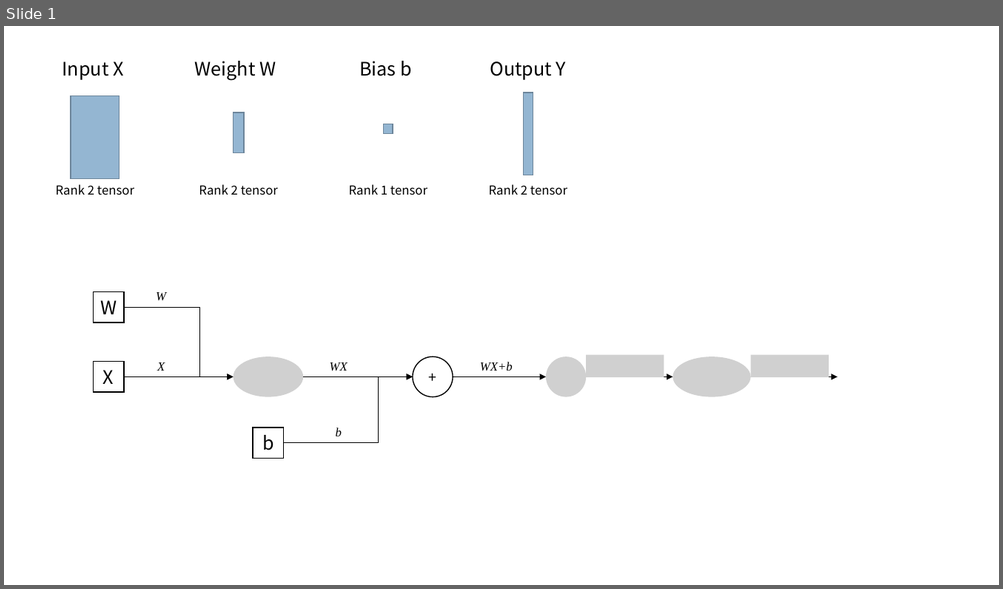
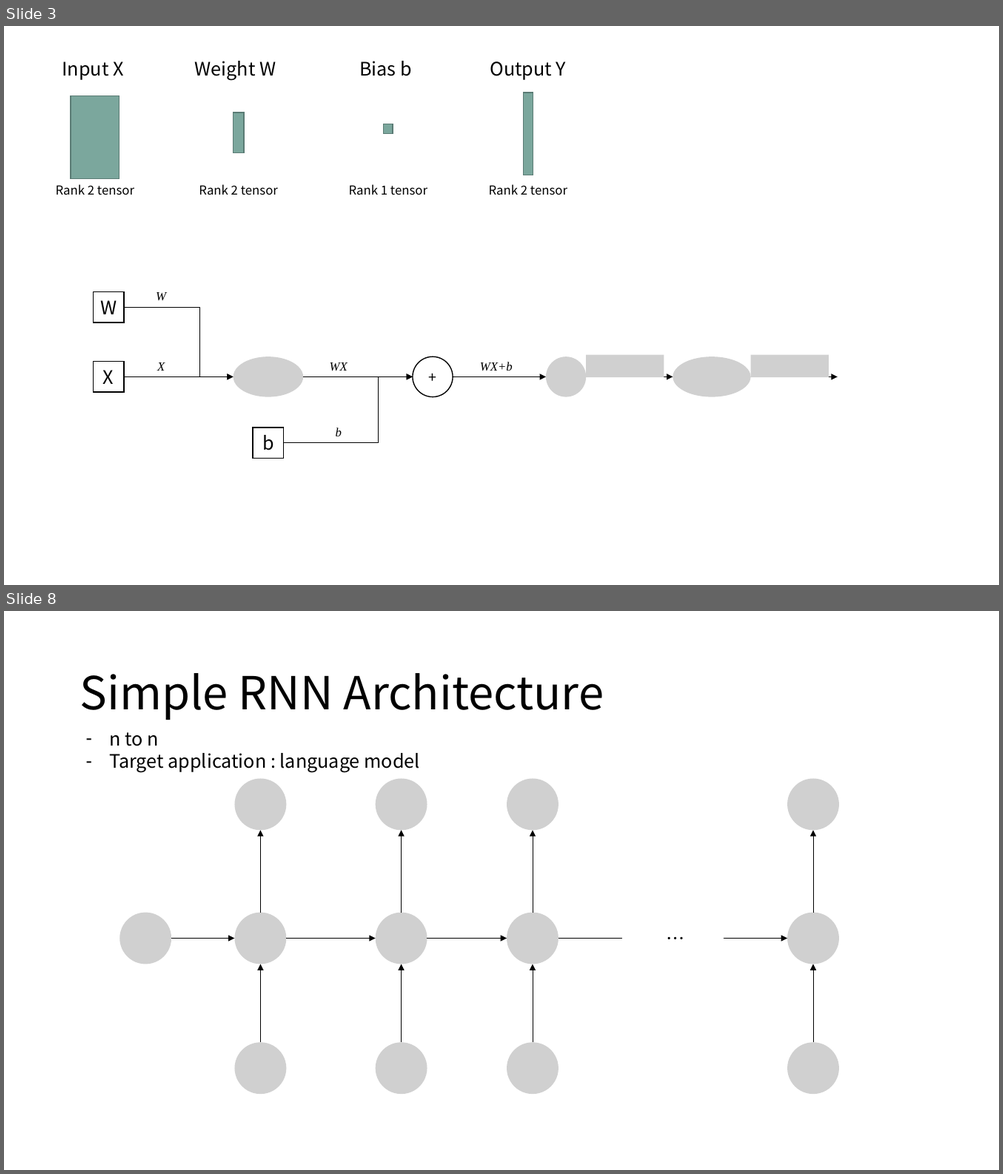
Before and after one commit to taeminlee/taeminlee.github.io_backupo, a slide deck: assets/figures.pptx. Shown one above the other, each under a label of ours: slide 1 before the commit, slides 3 and 8 after it; the slides between them are not shown. The pictures are 1003x589 and 1003x1174 pixels, drawn with LibreOffice and Linux fonts; fonts in the diff are those of the drawing; grey boxes stand for pictures. Boxes give left, top, right and bottom in pixels: in the first picture for what was removed or moved away, otherwise in the second. Text is boxed around its words. In the diff, an @@ line names an element or a change of style, - is before the commit and + after.

```diff
--- a/assets/figures.pptx
+++ b/assets/figures.pptx
@@ slide 8 added at [4,611,999,1170], background #FFFFFF @@
@@ title added at [79,673,604,720], 44 pt, text #000000 @@
+Simple RNN Architecture
@@ text added at [109,732,419,772], 18 pt, text #000000 @@
+– n to n
+– Target application : language model
@@ picture added at [235,779,286,830] @@
@@ picture added at [375,779,427,830] @@
@@ picture added at [507,779,558,830] @@
@@ picture added at [788,779,839,830] @@
@@ arrow added from (261, 912) to (261, 830), #000000 0.5 pt @@
@@ arrow added from (401, 912) to (401, 830), #000000 0.5 pt @@
@@ arrow added from (532, 912) to (532, 830), #000000 0.5 pt @@
@@ arrow added from (813, 912) to (813, 830), #000000 0.5 pt @@
@@ picture added at [119,912,171,964] @@
@@ picture added at [235,912,286,964] @@
@@ picture added at [375,912,427,964] @@
@@ picture added at [507,912,558,964] @@
@@ picture added at [788,912,839,964] @@
@@ arrow added from (171, 939) to (235, 939), #000000 0.5 pt @@
@@ arrow added from (286, 939) to (375, 939), #000000 0.5 pt @@
@@ arrow added from (427, 939) to (507, 939), #000000 0.5 pt @@
@@ line added from (558, 939) to (623, 939), #000000 0.5 pt @@
@@ text added at [644,923,707,954], 18 pt, text #000000 @@
+…
@@ arrow added from (723, 939) to (788, 939), #000000 0.5 pt @@
@@ arrow added from (261, 1043) to (261, 965), #000000 0.5 pt @@
@@ arrow added from (401, 1043) to (401, 965), #000000 0.5 pt @@
@@ arrow added from (532, 1043) to (532, 965), #000000 0.5 pt @@
@@ arrow added from (813, 1043) to (813, 965), #000000 0.5 pt @@
@@ picture added at [235,1043,286,1094] @@
@@ picture added at [375,1043,427,1094] @@
@@ picture added at [507,1043,558,1094] @@
@@ picture added at [788,1043,839,1094] @@
@@ what was slide 1 is now slide 3 @@
@@ slide 3 changed as well @@
@@ fill #94B6D2 to #7BA79D; outline #6D879B 1 pt to #5B7C74 1 pt in 4 elements at [71,96,119,179], [233,113,244,153], [384,124,392,133], [523,93,533,175] @@
```
Also in this commit, not shown: 23 other slides added, 6 other files.
